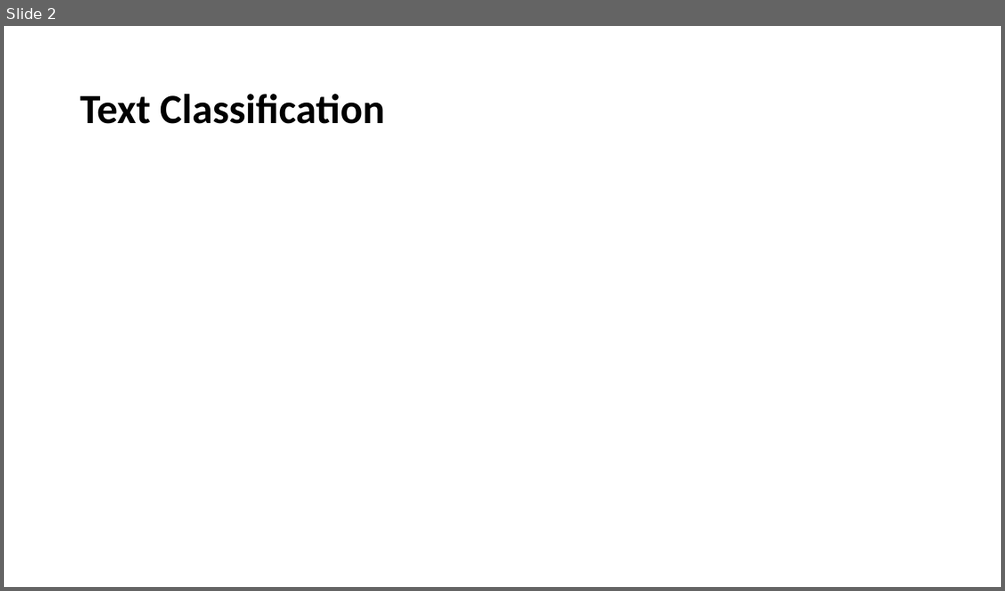
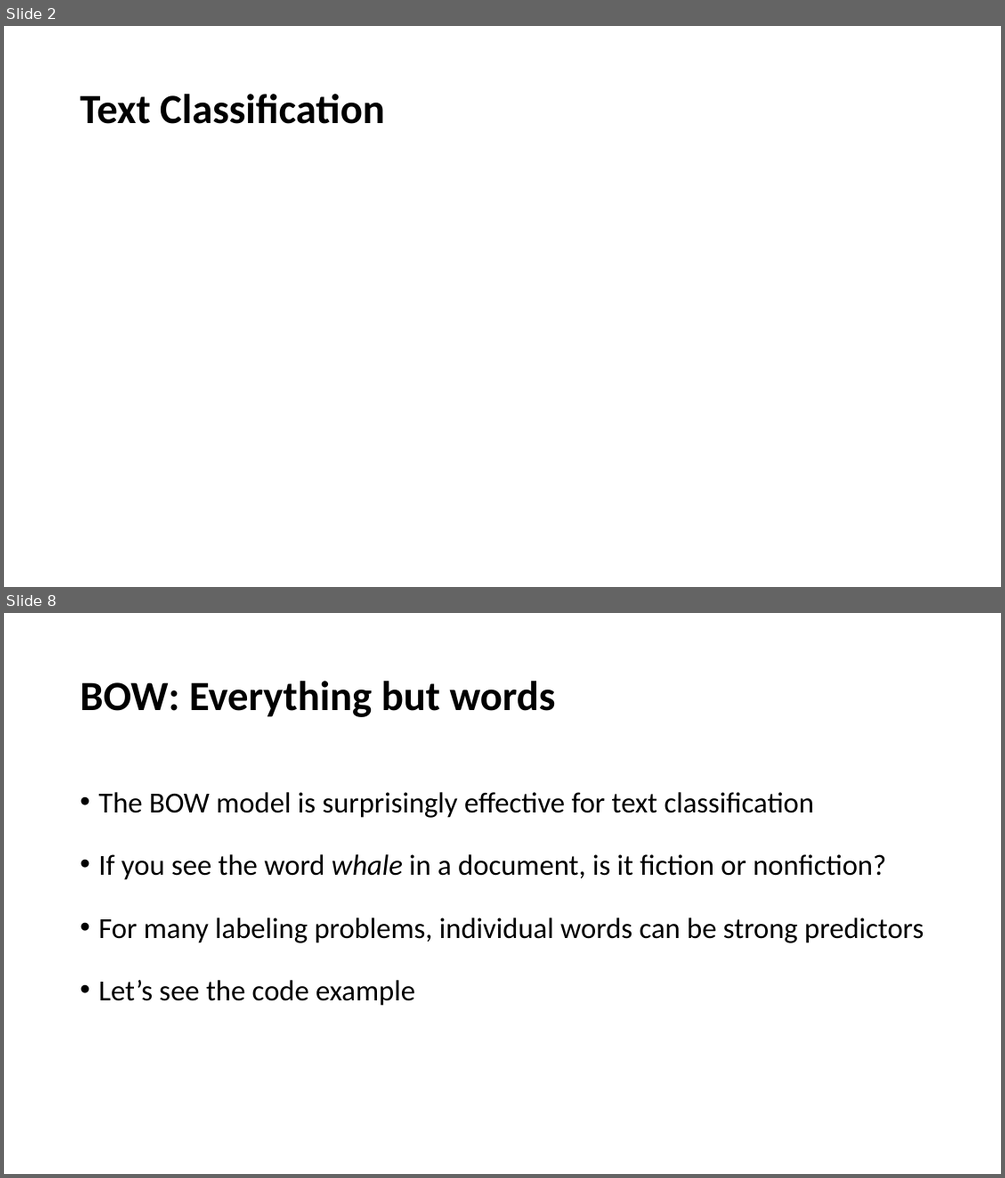
Before and after one commit to YeabinMoonEcon/BUS211, a slide deck: BUS243_NLP/lecture_notes/Lecture2.pptx. Shown one above the other, each under a label of ours: slide 2 before the commit, slides 2 and 8 after it; the slides between them are not shown. The pictures are 1005x591 and 1005x1178 pixels, drawn with LibreOffice and Linux fonts; fonts in the diff are those of the drawing; grey boxes stand for pictures. Boxes give left, top, right and bottom in pixels: in the first picture for what was removed or moved away, otherwise in the second. Text is boxed around its words. In the diff, an @@ line names an element or a change of style, - is before the commit and + after.

```diff
--- a/BUS243_NLP/lecture_notes/Lecture2.pptx
+++ b/BUS243_NLP/lecture_notes/Lecture2.pptx
@@ slide 8 added at (4,613,1001,1174), background #FFFFFF @@
@@ title added at (80,681,556,717), 40 pt, text #000000, bold @@
+BOW: Everything but words
@@ text added at (98,792,923,1005), 28 pt, text #000000 @@
+• The BOW model is surprisingly effective for text classification
+• If you see the word whale in a document, is it fiction or nonfiction?
+• For many labeling problems, individual words can be strong predictors
+• Let’s see the code example
```
Also in this commit, not shown: 1 slide changed, 8 other slides added, 1 other file.
